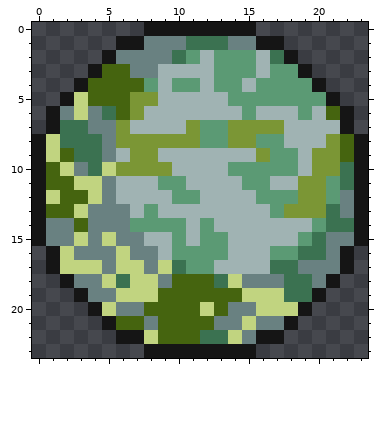
Pixel-art sprite -- interface/cockpit/planets/populated.png. The first picture shows the starting point.
The file is 24x24 pixels.
And afterwards:
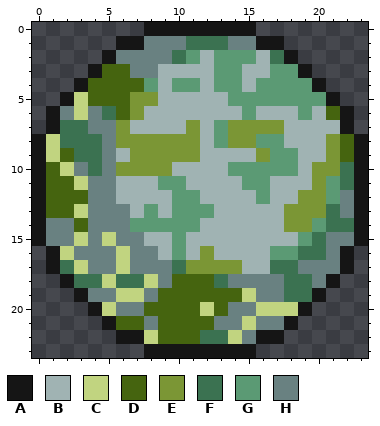
Palette (. is transparent): A #151515  B #a0b3b3  C #c1d480  D #45640f  E #7b9635  F #3b7251  G #5b9a74  H #698181
Edits made:
@@ x 13..17 @@
  2 GGGBF
- 3 GGGBG
+ 3 GGBBG
  4 GGBGG
@@ x 0..23 @@
  6 .AHCHFDEBBBBBBBGBBBGBDA.
- 7 .AFFHHEBBBBEGGEEEEBBBBA.
- 8 ACFFFHEEEEEEGGEEGGBBBEDA
- 9 ACDFFHBEEBBBBBBBEGGBEEDA
-10 ADCHFCEEEEBBBBGGGGGBEEFA
-11 ADDCCHBBBGGBBBBGGBBEEGFA
-12 ACDDCHBBBBGGBBBBGGGEEGHA
-13 ADDCHHHBGBBBBBBBBGEEEFHA
-14 AHHDHHHGGGGBGBBBBBBBGFFA
-15 AHHCHCHHBBGBGGBBBBBGFHHA
-16 .ACHHHCHHBGGGGBBBGGFFHA.
-17 .ACCCHCCHCFGGBBBBFFHHHA.
-18 ..AHHCFCCHDDDFCHHHFFHA..
-19 ...AHHCCCDDDDDDCCCFFA...
+ 7 .AFFHHEBBBBEBGEEEEBBBBA.
+ 8 ACFFFHEEEEEEBGEEGGBBBEDA
+ 9 ACDFFHBEEEEEBBBBEGGBBEDA
+10 ADCHFHEEEEBBBBGGGGGBEEFA
+11 ADDCHHBBBGGBBBBGGBBBEGFA
+12 ADDDHHBBBBGGBBBBGBBEEGHA
+13 ADDCHHHBGBGGGBBBBBEEEFHA
+14 AHHDHHHGGGGGBBBBBBEEGFFA
+15 AHHCHCHHBBGBBBBBBBBGFHHA
+16 .ACHHHCHHBGBEBBBBGGFFHA.
+17 .AFCHHCHHHFEEEEBBFFHHHA.
+18 ..AFFCFFCHDDDFHHHHFFHA..
+19 ...AHHCCHDDDDDDCHHFFA...
 20 ....ACHHDDDDCDHHCCCA....
